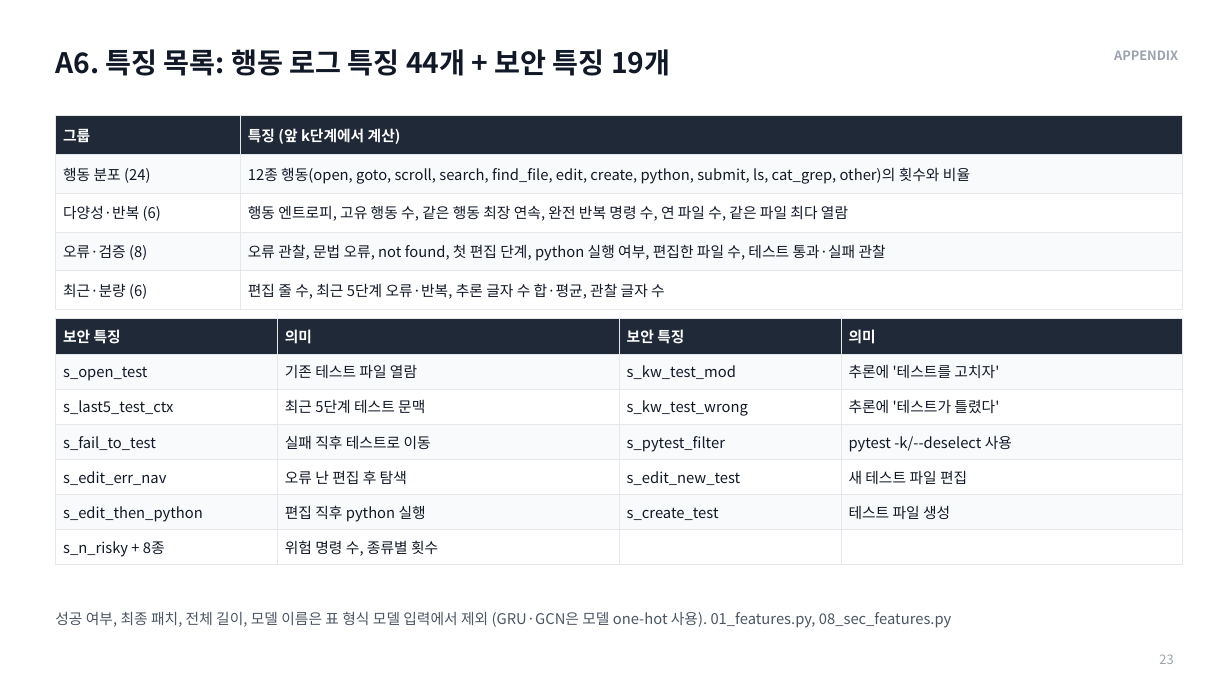
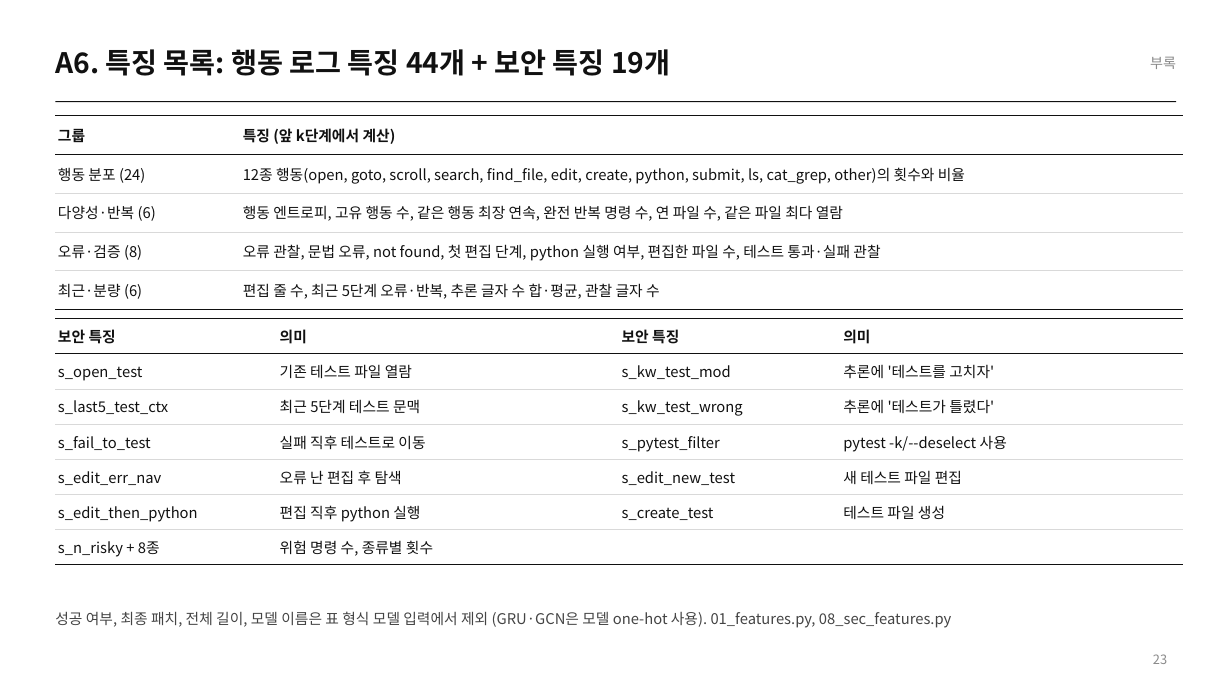
Before and after one commit to jeonbinggu/bigdata-agent-failure-prediction, a slide deck: slide 23 of slides/27팀_발표.pptx. Drawn at 1232x693 pixels with LibreOffice and Linux fonts; fonts in the diff are those of the drawing. Boxes give left, top, right and bottom in pixels: in the first picture for what was removed or moved away, otherwise in the second. Text is boxed around its words. In the diff, an @@ line names an element or a change of style, - is before the commit and + after.

```diff
--- a/slides/27팀_발표.pptx
+++ b/slides/27팀_발표.pptx
@@ title "A6. 특징 목록: 행동 로그 ..." at [55, 49, 670, 76]: text colour #111827 to #111111 @@
@@ text removed at [1114, 50, 1178, 60] @@
-APPENDIX
@@ text added at [1150, 57, 1176, 69], 11 pt, text #8A8A8A @@
+부록
@@ table at [55, 116, 1183, 303] @@
@@ fill #1F2937 to none in row 1 @@
@@ fill #F9FAFB to none in 4 cells @@
@@ fill #FFFFFF to none in 4 cells @@
@@ text colour #FFFFFF to #111111 in "그룹", "특징 (앞 k단계에서 계산)" @@
@@ text colour #111827 to #111111 @@
@@ borders changed @@
@@ line added from (55, 102) to (1177, 102), #111111 0.75 pt @@
@@ table at [55, 319, 1183, 561] @@
@@ fill #1F2937 to none in row 1 @@
@@ fill #F9FAFB to none in 12 cells @@
@@ fill #FFFFFF to none in 12 cells @@
@@ text colour #FFFFFF to #111111 in "보안 특징", "의미", "보안 특징", "의미" @@
@@ text colour #111827 to #111111 @@
@@ borders changed @@
@@ text "성공 여부, 최종 패치, 전체 ..." at [55, 611, 951, 628]: text colour #4B5563 to #444444 @@
@@ page number at [1153, 654, 1167, 664]: text colour #9CA3AF to #8A8A8A; alignment left to right @@
```
Also in this commit, not shown: 28 other slides changed, 3 other files.
